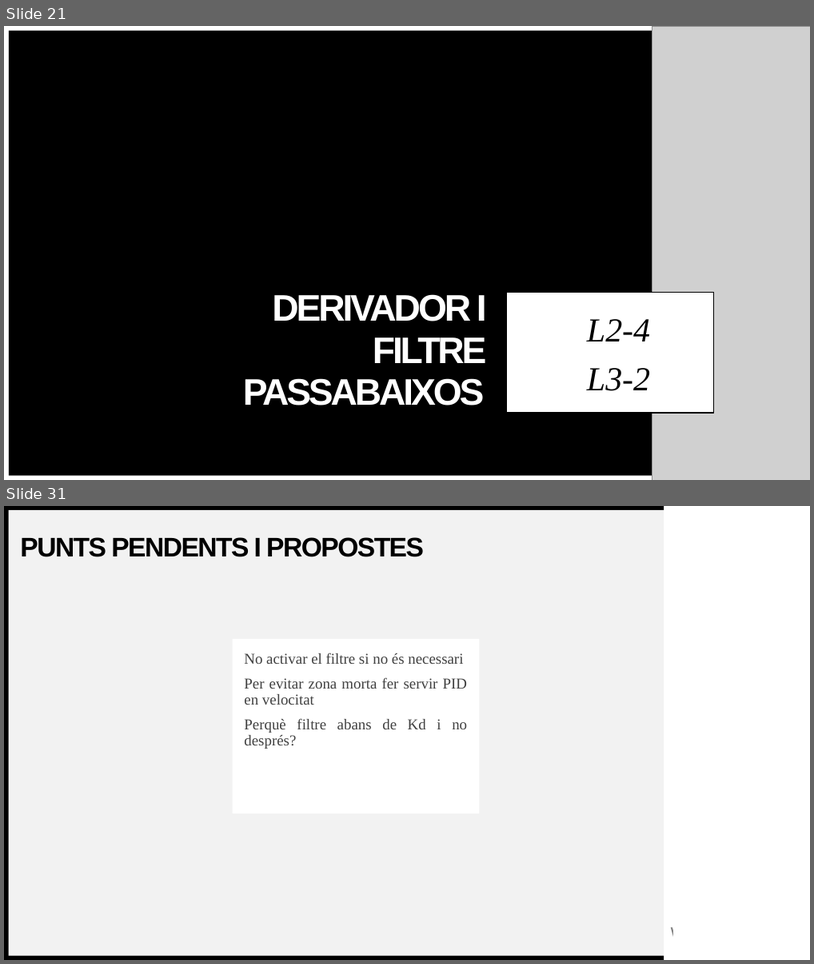
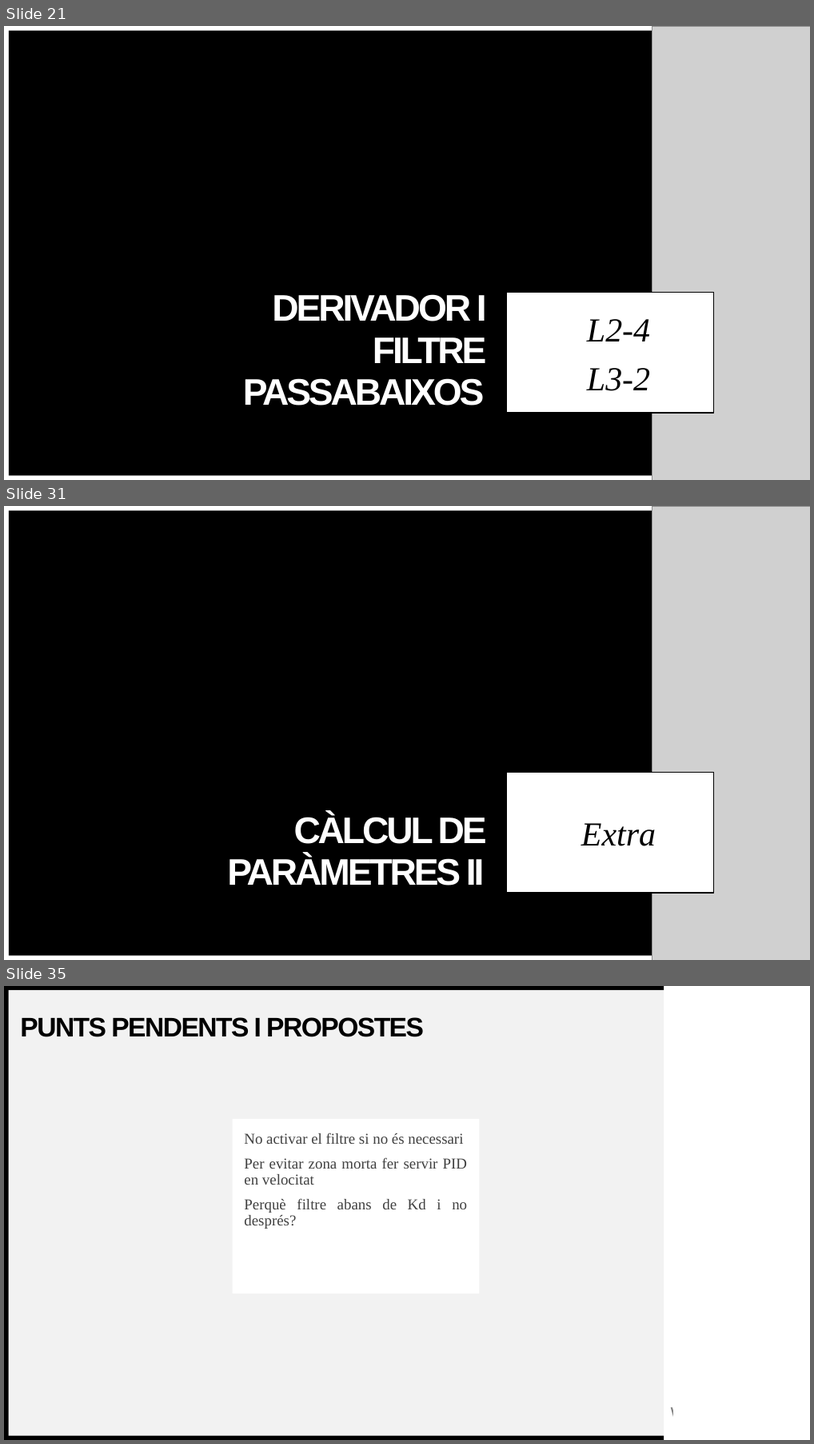
Before and after one commit to Argyrum/TFG-Control, a slide deck: Presentacions/Resultats de l’Anàlisi de la Planta de DS - Compendi 1-4 .pptx. Shown one above the other, each under a label of ours: slides 21 and 31 before the commit, slides 21, 31 and 35 after it; the slides between them are not shown. The pictures are 814x964 and 814x1444 pixels, drawn with LibreOffice and Linux fonts; fonts in the diff are those of the drawing; grey boxes stand for pictures. Boxes give left, top, right and bottom in pixels: in the first picture for what was removed or moved away, otherwise in the second. Text is boxed around its words. In the diff, an @@ line names an element or a change of style, - is before the commit and + after.

```diff
--- a/Presentacions/Resultats de l’Anàlisi de la Planta de DS - Compendi 1-4 .pptx
+++ b/Presentacions/Resultats de l’Anàlisi de la Planta de DS - Compendi 1-4 .pptx
@@ slide 31 added at [4,506,810,960], background #FFFFFF; not listed: 5 template elements that a slide beside it also shows @@
@@ picture added at [653,506,810,960] @@
@@ subtitle added at [507,772,714,892], fill #FFFFFF, outline #000000 1 pt, 40 pt, text #000000, italic @@
+Extra
@@ title added at [227,813,487,885], 44 pt, text #FFFFFF, bold @@
+CÀLCUL DE PARÀMETRES II
@@ rectangle added at [670,914,810,960], fill #FFFFFF @@
@@ what was slide 31 is now slide 35 @@
```
Also in this commit, not shown: 2 slides changed, 3 other slides added, 10 other files.
